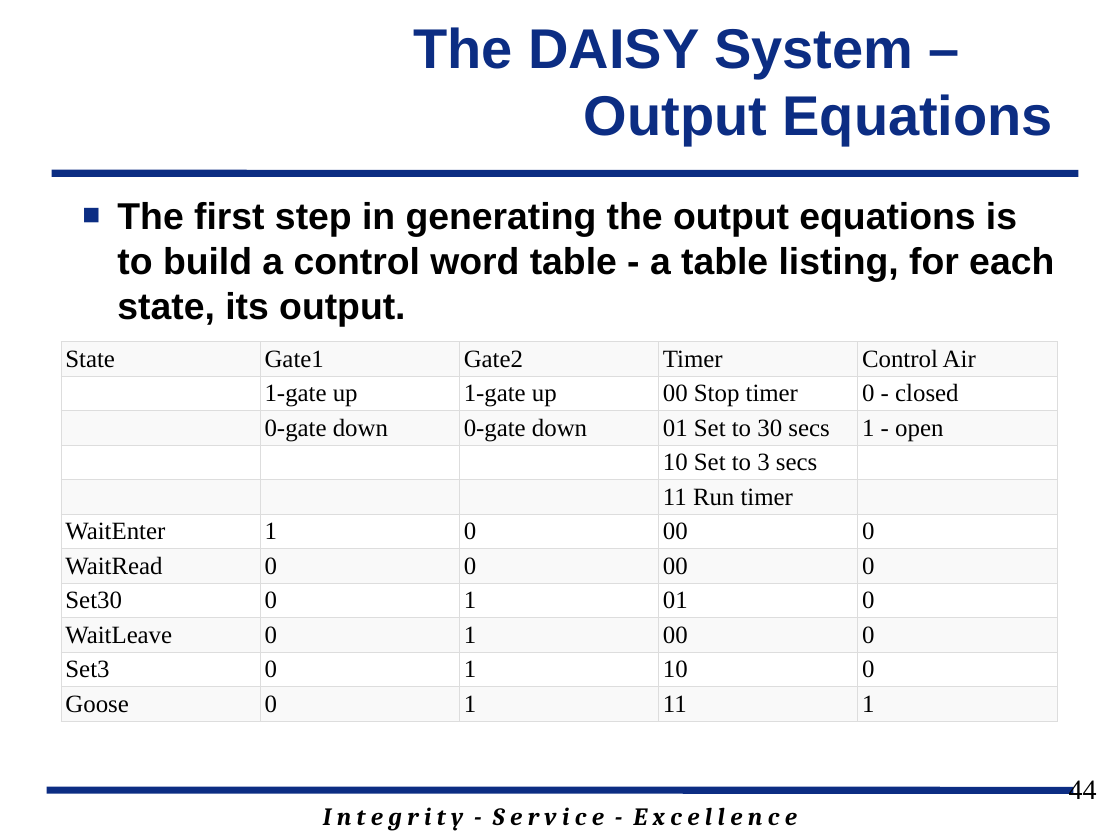
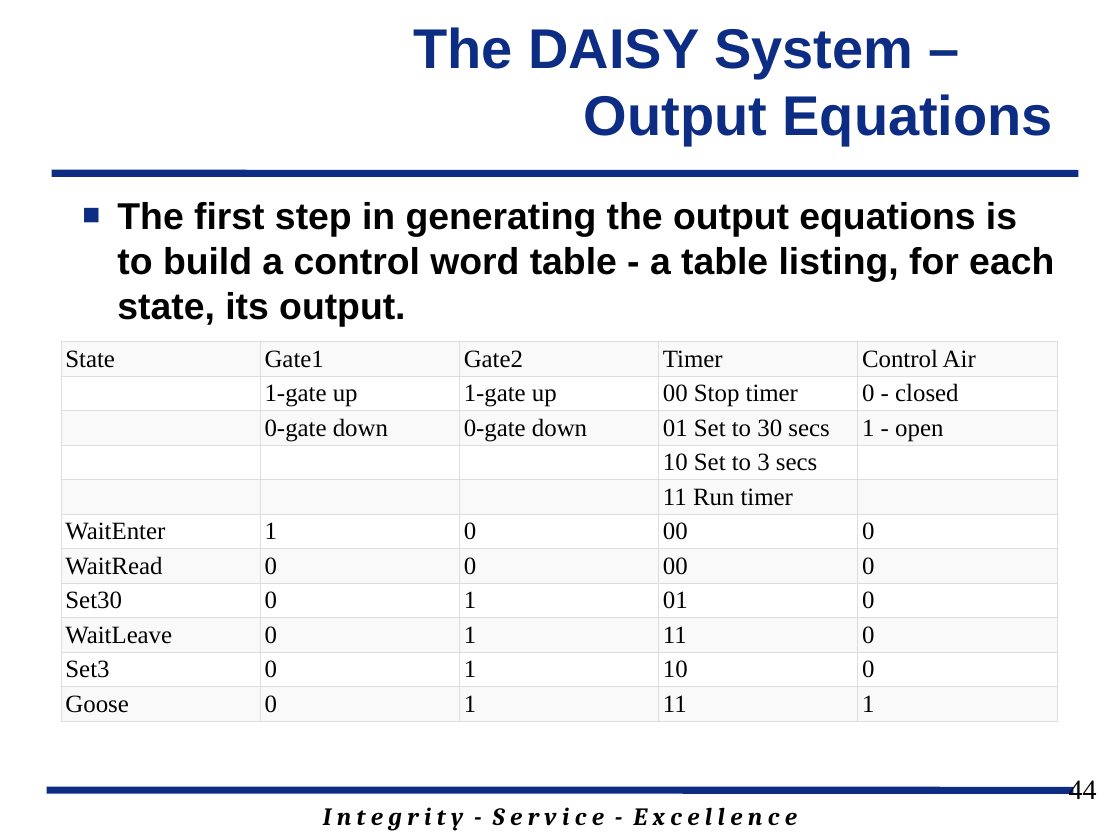
Before and after one commit to jfalkinburg/ECE383_web, a slide deck: slide 44 of lecture/slides/ECE_383_Lec9.pptx. Drawn at 1120x840 pixels with LibreOffice and Linux fonts; fonts in the diff are those of the drawing; background and template pictures are left out. Boxes give left, top, right and bottom in pixels: in the first picture for what was removed or moved away, otherwise in the second. Text is boxed around its words. In the diff, an @@ line names an element or a change of style, - is before the commit and + after.

```diff
--- a/lecture/slides/ECE_383_Lec9.pptx
+++ b/lecture/slides/ECE_383_Lec9.pptx
@@ table at [62,342,1058,775] @@
-row 9, column 4: 00
+row 9, column 4: 11
```
Also in this commit, not shown: 4 other slides changed, 3 other files.
